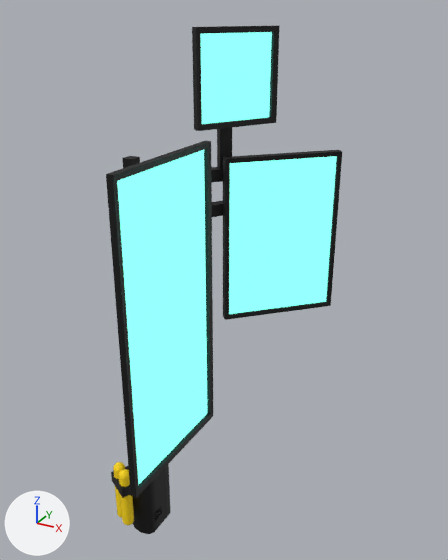
A saved change to the FBX model Assets/3D Models/CHIPS2.fbx.
Before and after are seen from a 50 mm camera at (0.261, -0.351, 0.171) aimed at (0.149, -0.147, 0.069). The axes (+X, +Y, +Z) are drawn at lower left. The lights are the same throughout. Where no turn or scale is listed for an object, it has been applied to the vertices.

Script lines for the objects in view, before the commit:
```python
me_mesh = bpy.data.meshes.new('Mesh')
me_mesh.from_pydata(...)  # 4671 vertices, 4513 faces; spans x -0.035..0.035, y -0.052..0.052, z -0.107..0.107
# faces by material slot: [3468, 624, 418, 3]
me_mesh.materials.append(mat_brushed_metal2)  # black #000000
me_mesh.materials.append(mat_tank)  # yellow #ffda00
me_mesh.materials.append(mat_brushed_metal)  # black #000000
me_mesh.materials.append(mat_screenbg)  # green #00ffa7
ob_chips = bpy.data.objects.new('CHIPS', me_mesh)
ob_chips.location = (0.1462, -0.154, 0.0571)
```
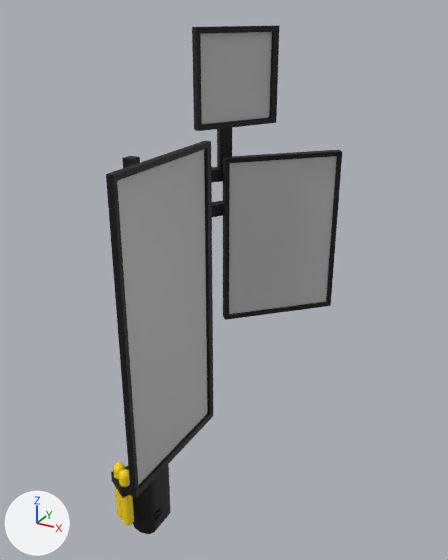
Location of each change, (x1, y1, x2, y2) in pixels of the pictures (448 x 560 px):
part 1 of me_mesh, recoloured
    both: (117, 32, 337, 485)

The change, as a diff of the scene's bpy script:
```diff
--- a/Assets/3D Models/CHIPS2.fbx.py
+++ b/Assets/3D Models/CHIPS2.fbx.py
@@ mat_screenbg2 @@
+mat_screenbg2 = principled_material('screenBG2')
+mat_screenbg2.base_color = (0.5, 0.5, 0.5)  # grey #bcbcbc
@@ me_mesh @@
 me_mesh.from_pydata(...)  # 4671 vertices, 4513 faces; spans x -0.035..0.035, y -0.052..0.052, z -0.107..0.107
 # used by ob_chips; location = (0.1462, -0.154, 0.0571)
+# me_mesh part 1: all 3 faces that had it switch from mat_screenbg (green #00ffa7) to mat_screenbg2 (grey #bcbcbc)
 me_mesh.materials.append(mat_brushed_metal2)
```
